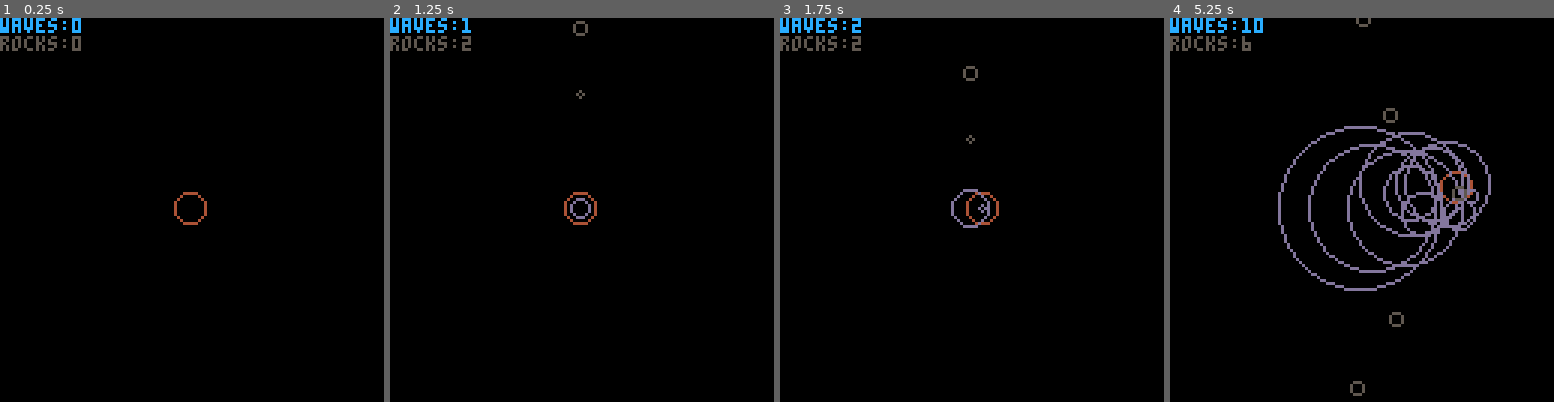
Above: before the commit, frames 1-4 (left to right).
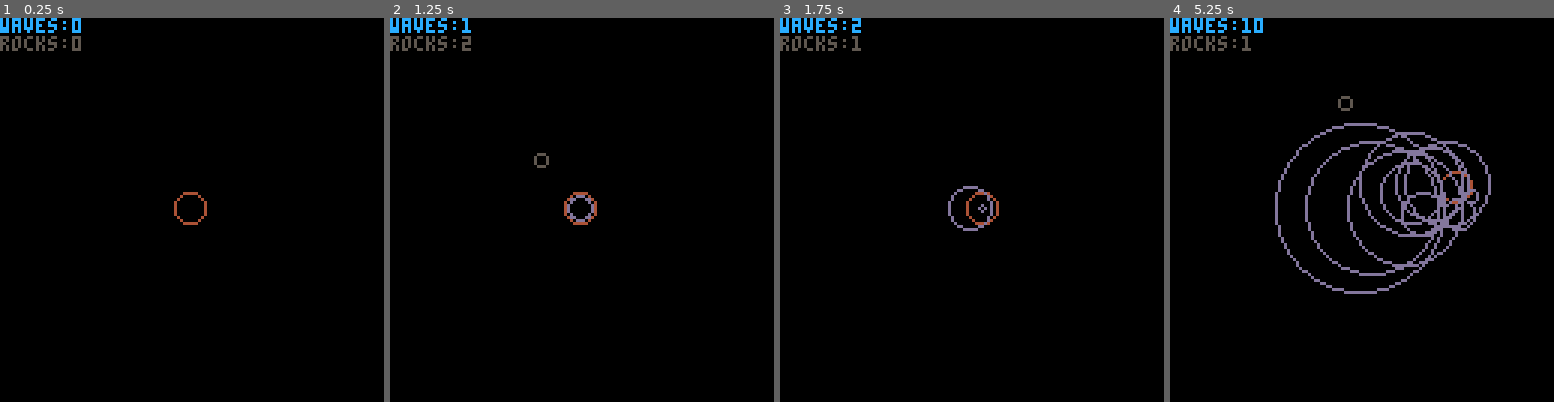
Above: after the commit, the same moments.

Repository: EngMaltez/P8Lab
Game: PICO-8 cartridge circprot.p8
The game is run twice, just before and just after one commit, with the same random seed, the same clock (stepped at 60 frames per second) and the same inputs.
Inputs:
- Up to frame 1 (0.25 s): no input
- Up to frame 2 (1.25 s): tap X (X key) at 0.33, 1.07 s; tap O (Z key) at 0.7 s
- Up to frame 3 (1.75 s): hold Right from 1.6 s (still down); tap O (Z key) at 1.7 s
- Up to frame 4 (5.25 s): tap X (X key) every 1.12 s from 1.85 to 5.2 s; release Right at 2.1 s; tap O (Z key) every 0.4 s from 2.1 to 4.9 s; hold Up 2.15-2.42 s; hold Right 2.47-3.03 s; hold Left 3.08-3.58 s; hold Down 3.63-3.97 s; hold Right 4.02-4.68 s; hold Up 4.73-5.03 s; hold Left from 5.08 s (still down)

Frame 1 is identical in both runs. In frame 2, 0.4% of the frame differs, in the area x 37-54%, y 0-54%; in frame 3, 0.6%; in frame 4, 3.9%, in the area x 18-78%, y 0-99%.

Commit message:
ENH: collision between waves and rocks implemnted.

Diff:
--- a/circprot.p8
+++ b/circprot.p8
@@ -20,8 +20,7 @@
 	if (btn(➡️)) plr.x +=1
 	if (btn(⬆️)) plr.y -=1
 	if (btn(⬇️)) plr.y +=1
-	update_shockwaves()
-	update_rocks()
+
 	if btnp(🅾️) then
 		sfx(1)
 	 create_shockwave()
@@ -30,6 +29,19 @@
 		sfx(2)
 		create_rock()
 	end
+
+	update_shockwaves()
+	update_rocks()
+	-- check collisions
+	for wave in all(sws) do
+		for rock in all(rocks) do
+			if is_colliding(wave,rock) then
+				sfx(3)
+				del(rocks, rock)
+			end
+		end
+	end
+
 end
 
 function _draw()
@@ -44,7 +56,7 @@
 -- shockwave
 
 function create_shockwave()
-	add(sws,{cx=plr.x, cy=plr.y,r=1})
+	add(sws,{x=plr.x, y=plr.y,r=1})
 end
 
 function update_shockwaves()
@@ -58,22 +70,22 @@
 
 function draw_shockwaves()
 	for sw in all(sws) do
-		circ(sw.cx,sw.cy,sw.r,13)
+		circ(sw.x,sw.y,sw.r,13)
 	end
 end
 -->8
 -- rocks
 
 function create_rock()
-	angle = 0 --rnd(1)
+	angle = rnd(1)
 	rock = {
-		cx = cos(angle)*64,
-		cy = sin(angle)*64,
+		x = cos(angle)*64,
+		y = sin(angle)*64,
 		r = flr(rnd(2))+1,
 		vx=0, vy=0
 	}
-	dx = plr.x-rock.cx
-	dy = plr.y-rock.cy
+	dx = plr.x-rock.x
+	dy = plr.y-rock.y
 	distance = sqrt(dx*dx+dy*dy)
 	rock.vx = dx / distance
 	rock.vy = dy / distance
@@ -82,15 +94,26 @@
 
 function update_rocks()
 	for rock in all(rocks) do
-		rock.cx += rock.vx
-		rock.cy += rock.vy
+		rock.x += rock.vx
+		rock.y += rock.vy
 	end
 end
 
 function draw_rocks()
 	for rock in all(rocks) do
-		circ(rock.cx,rock.cy,rock.r,5)
+		circ(rock.x,rock.y,rock.r,5)
 	end
+end
+
+-->8
+-- collision
+
+function is_colliding(o1, o2)
+	-- collision between 2 circles
+	dx = o1.x - o2.x
+	dy = o1.y - o2.y
+	dist = sqrt(dx*dx+dy*dy)
+	return dist < (o1.r + o2.r)
 end
 
 __gfx__
Not shown, changed: the sound effects (__sfx__) section of circprot.p8
